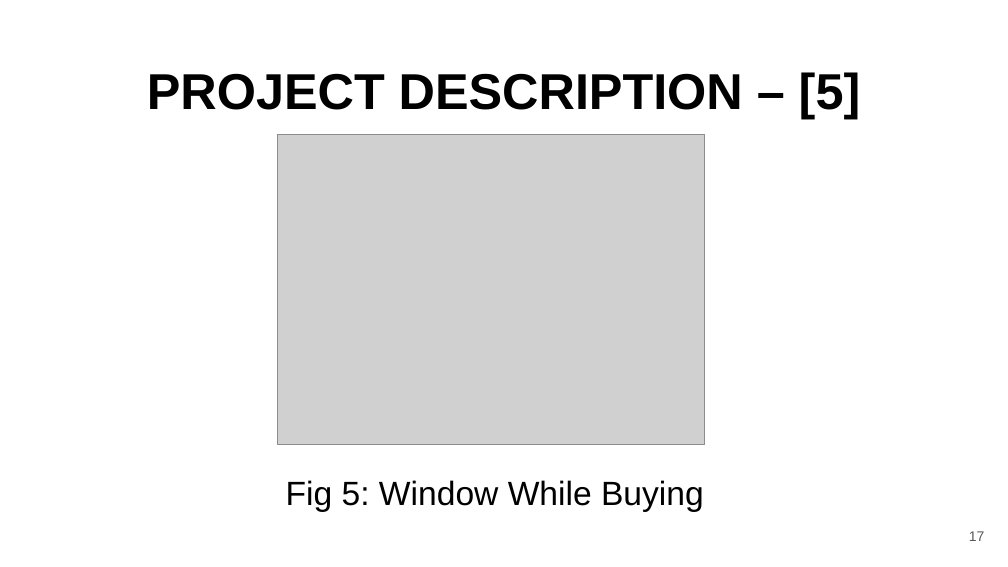
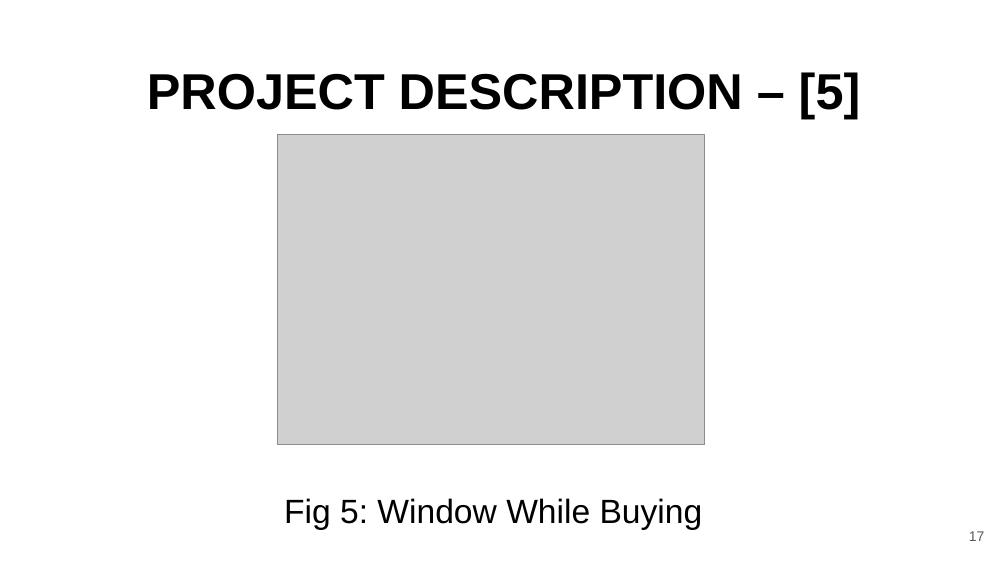
Before and after one commit to pankajmehta07/Sales-Management-System, a slide deck: slide 17 of Sales_Management_Project.pptx. Drawn at 1008x567 pixels with LibreOffice and Linux fonts; fonts in the diff are those of the drawing; grey boxes stand for pictures. Boxes give left, top, right and bottom in pixels: in the first picture for what was removed or moved away, otherwise in the second. Text is boxed around its words. In the diff, an @@ line names an element or a change of style, - is before the commit and + after.

Commit message:
Updated slides for project.

```diff
--- a/Sales_Management_Project.pptx
+++ b/Sales_Management_Project.pptx
@@ text "Fig 5: Window While Buying": place and size @@
-text "Fig 5: Window While Buying" at (286,480,704,512)
+text "Fig 5: Window While Buying" at (284,498,703,530)
```
Also in this commit, not shown: 6 other slides changed.
